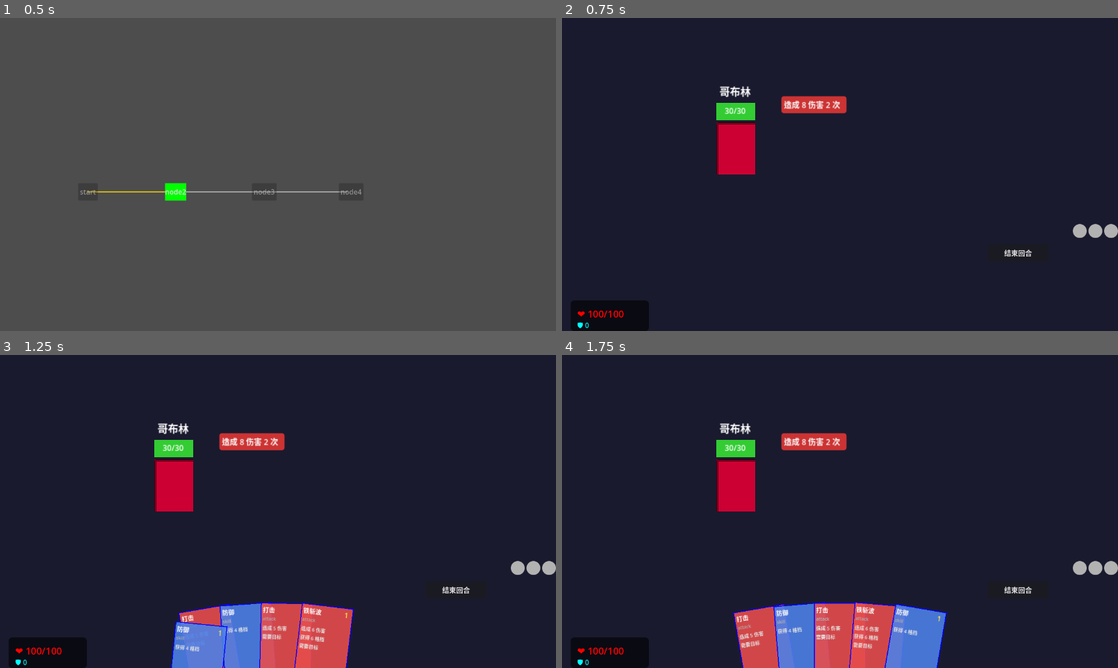
Above: before the commit, frames 1-4 (two rows, left to right).
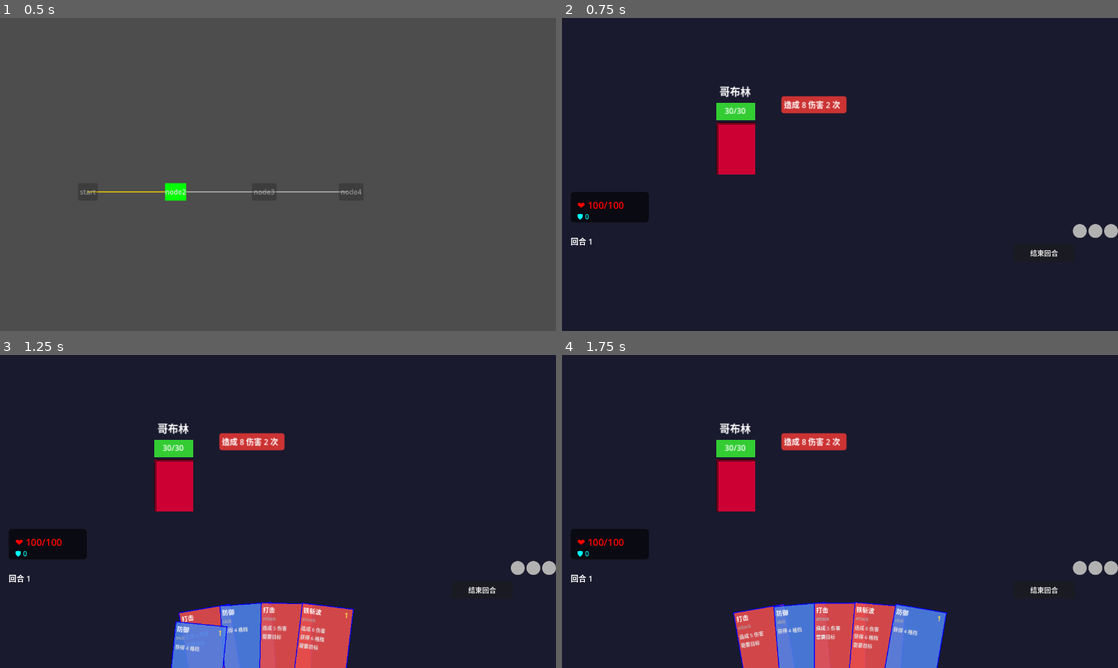
Above: after the commit, the same moments.

Repository: FiveMarksCoding/CardGame
Game: Godot game, scene res://scenes/Main.tscn
Same seed, same stepped clock (60 frames per second), same inputs: the game is played once before the commit and once after it.
Inputs:
- Up to frame 1 (0.5 s): no input
- Up to frame 2 (0.75 s): click "node2" at 0.5 s
- Up to frame 3 (1.25 s): no input
- Up to frame 4 (1.75 s): click "node3" at 1.25 s

Frame 1 is identical in both runs. In frame 2, 2.9% of the frame differs, in the area x 1-90%, y 55-100%; in frame 3, 2.9%; in frame 4, 2.9%.

Commit message:
重组battlemanger，独立BattleUI，前者逻辑处理，后者ui处理

Diff:
--- a/card-game/scenes/battle/Battle.tscn
+++ b/card-game/scenes/battle/Battle.tscn
@@ -2,6 +2,7 @@
 
 [ext_resource type="Script" uid="uid://hpew7rfpeaa2" path="res://scripts/battle/BattleManager.gd" id="1_omw3i"]
 [ext_resource type="Script" uid="uid://chhy0nr1nir2m" path="res://scripts/battle/HandContainer.gd" id="2_g84ej"]
+[ext_resource type="Script" uid="uid://cjeak3j3ji527" path="res://scripts/battle/BattleUI.gd" id="3_jnwmo"]
 
 [sub_resource type="GDScript" id="GDScript_omw3i"]
 
@@ -35,3 +36,6 @@
 grow_horizontal = 2
 grow_vertical = 0
 script = ExtResource("2_g84ej")
+
+[node name="BattleUI" type="CanvasLayer" parent="." unique_id=775530531]
+script = ExtResource("3_jnwmo")
--- a/card-game/scripts/battle/BattleManager.gd
+++ b/card-game/scripts/battle/BattleManager.gd
@@ -15,7 +15,6 @@
 
 var draw_count: int=5;
 var hand_limit: int=10;
-var _end_turn_btn:Button=null;
 
 # Energy
 var energy_q: Array = []  # 每个元素是 String，表示颜色类型
@@ -28,44 +27,22 @@
 const ENERGY_YELLOW = "yellow"
 signal energy_changed();
 
+signal player_health_changed(new_health: int,max_health: int);
+signal player_block_changed(new_block: int);
+signal turn_started(turn_count: int);
+
 func _ready ():
 	print("BattleManager 已加载");
 	hand_container=get_parent().get_node("HandContainer");
 	if !hand_container:
 		push_error("找不到 HandContainer！")
-	create_end_btn();
 	var copydeck=GameState.player_deck.duplicate();
 	draw=copydeck;
 	print("抽牌堆初始化完成，共 %d 张牌" % draw.size());
 	#print("战斗场景加载完成，等待手牌显示")
-	_create_player_ui();
-	_update_player_ui(); # 刷新显示数值
 
 	_create_test_enemies();
 	start_player_turn();
-func create_end_btn ():
-	var btn=Button.new()
-	btn.text="结束回合";
-	btn.size=Vector2(140, 40);
-	btn.pressed.connect(_on_end_btn_pressed);
-	# 找 HandContainer 作为父节点
-	@warning_ignore("shadowed_variable")
-	var hand_container=get_parent().get_node("HandContainer");
-	if hand_container:
-		# 位置相对于 HandContainer：右下角
-		btn.position=Vector2(hand_container.size.x-300,hand_container.size.y-200);
-		hand_container.add_child(btn)
-	else:
-		# 如果找不到 HandContainer，直接加到根节点下（可能位置偏移）
-		var parent=get_parent()
-		btn.position=Vector2(1100, 620);
-		parent.add_child(btn);
-		btn.z_index=100;
-	_end_turn_btn=btn;
-func _on_end_btn_pressed ():
-	if _end_turn_btn:
-		_end_turn_btn.disabled=1;
-	end_player_turn();
 func shuffle_pile(pile: Array[CardData]) -> void:
 	pile.shuffle();
 func draw_hands (n: int=draw_count):
@@ -128,13 +105,10 @@
 	print("Enemy created");
 func start_player_turn():
 	turn_counts+=1;
-	print("=== 第 %d 回合开始 ==="%turn_counts)
 	add_neutral_energy(3);
 	# 抽牌（由 HandContainer 触发）
 	await draw_hands();
-	_update_player_ui();
-	if _end_turn_btn:
-		_end_turn_btn.disabled=0;
+	turn_started.emit(turn_counts);
 	is_player_turn=1;
 func get_energy_queue() -> Array:
 	return energy_q.duplicate();
@@ -191,62 +165,20 @@
 func reduce_damage_with_block (damage: int) -> int:
 	if player_block>=damage:
 		player_block-=damage;
+		player_block_changed.emit(player_block);
 		return 0;
 	var remaining=damage-player_block;
 	player_block=0;
+	player_block_changed.emit(player_block);
 	return remaining;
 func take_player_damage (amount: int):
 	player_health-=amount;
 	if player_health<0:
 		player_health=0;
-		_update_player_ui();
-	print("玩家生命: %d/%d" % [player_health,player_max_health]);
+	player_health_changed.emit(player_health,player_max_health);
+	#print("玩家生命: %d/%d" % [player_health,player_max_health]);
 func is_player_dead () -> bool:
 	return player_health<=0;
-# BattleManager.gd - 新增函数
-
-var _player_ui_layer: CanvasLayer = null
-var _hp_label: Label = null
-var _block_label: Label = null
-
-func _create_player_ui():
-	# 1. 创建独立 UI 层
-	_player_ui_layer = CanvasLayer.new()
-	add_child(_player_ui_layer)
-
-	# 2. 背景面板（稍微半透明，看着舒服）
-	var panel = Panel.new()
-	panel.size = Vector2(180, 70)
-	panel.position = Vector2(20, 650)  # 左下角
-	var style = StyleBoxFlat.new()
-	style.bg_color = Color(0, 0, 0, 0.6)
-	style.set_corner_radius_all(8)
-	panel.add_theme_stylebox_override("panel", style)
-	_player_ui_layer.add_child(panel)
-
-	# 3. 生命值文本
-	_hp_label = Label.new()
-	_hp_label.position = Vector2(15, 15)
-	_hp_label.size = Vector2(150, 30)
-	_hp_label.add_theme_font_size_override("font_size", 22)
-	_hp_label.add_theme_color_override("font_color", Color.RED)
-	_hp_label.text = "❤ 100/100"
-	panel.add_child(_hp_label)
-
-	# 4. 格挡值文本
-	_block_label = Label.new()
-	_block_label.position = Vector2(15, 45)
-	_block_label.size = Vector2(150, 20)
-	_block_label.add_theme_font_size_override("font_size", 16)
-	_block_label.add_theme_color_override("font_color", Color.CYAN)
-	_block_label.text = "🛡 0"
-	panel.add_child(_block_label)
-
-func _update_player_ui():
-	if _hp_label:
-		_hp_label.text = "❤ %d/%d" % [player_health, player_max_health]
-	if _block_label:
-		_block_label.text = "🛡 %d" % player_block
 func consume_energy(requirements: Array) -> bool:
 	var temp_q=energy_q.duplicate();
 	var used_indexes: Array=[];
--- /dev/null
+++ b/card-game/scripts/battle/BattleUI.gd
@@ -0,0 +1,100 @@
+extends CanvasLayer;
+class_name BattleUI;
+
+var _battle_manager: BattleManager=null;
+var _hp_label: Label=null;
+var _block_label: Label=null;
+var _end_turn_btn: Button=null;
+var _turn_label: Label=null;
+
+func _ready ():
+	# 延迟一帧确保 BattleManager 已就绪
+	await get_tree().process_frame
+	_battle_manager=_get_battle_manager();
+	if _battle_manager:
+		_connect_signals();
+		_build_ui();
+		_update_ui();
+	else:
+		print("BattleUI: 找不到 BattleManager");
+func _get_battle_manager () -> BattleManager:
+	var p=get_parent();
+	while p:
+		if p.has_node("BattleManager"):
+			return p.get_node("BattleManager") as BattleManager;
+		p=p.get_parent();
+	return null;
+func _connect_signals ():
+	if !_battle_manager:
+		return ;
+	_battle_manager.player_health_changed.connect(_on_health_changed)
+	_battle_manager.player_block_changed.connect(_on_block_changed)
+	_battle_manager.turn_started.connect(_on_turn_started)
+func _build_ui():
+	# 1. 背景面板（左下角玩家信息）
+	var panel = Panel.new()
+	panel.size = Vector2(180, 70)
+	panel.position = Vector2(20, 400)
+	var style = StyleBoxFlat.new()
+	style.bg_color = Color(0, 0, 0, 0.6)
+	style.set_corner_radius_all(8)
+	panel.add_theme_stylebox_override("panel", style)
+	add_child(panel)
+	# 2. 生命值文本
+	_hp_label = Label.new()
+	_hp_label.position = Vector2(15, 15)
+	_hp_label.size = Vector2(150, 30)
+	_hp_label.add_theme_font_size_override("font_size", 22)
+	_hp_label.add_theme_color_override("font_color", Color.RED)
+	_hp_label.text = "100/100"
+	panel.add_child(_hp_label)
+	# 3. 格挡值文本
+	_block_label = Label.new()
+	_block_label.position = Vector2(15, 45)
+	_block_label.size = Vector2(150, 20)
+	_block_label.add_theme_font_size_override("font_size", 16)
+	_block_label.add_theme_color_override("font_color", Color.CYAN)
+	_block_label.text = "🛡 0"
+	panel.add_child(_block_label)
+	# 4. 回合计数器
+	_turn_label = Label.new()
+	_turn_label.position = Vector2(20, 500)
+	_turn_label.size = Vector2(200, 30)
+	_turn_label.add_theme_font_size_override("font_size", 18)
+	_turn_label.add_theme_color_override("font_color", Color.WHITE)
+	_turn_label.text = "回合 0"
+	add_child(_turn_label)
+	# 5. 结束回合按钮
+	_end_turn_btn = Button.new()
+	_end_turn_btn.text = "结束回合"
+	_end_turn_btn.size = Vector2(140, 40)
+	_end_turn_btn.pressed.connect(_on_end_turn_pressed);
+	# 放在右下角（相对于场景大小，这里硬编码 1200,650）
+	_end_turn_btn.position=Vector2(1200-160,600-80);
+	add_child(_end_turn_btn);
+func _update_ui():
+	if not _battle_manager:
+		return
+	_on_health_changed(_battle_manager.player_health, _battle_manager.player_max_health)
+	_on_block_changed(_battle_manager.player_block)
+	_on_turn_started(_battle_manager.turn_counts)
+
+func _on_health_changed(new_health: int, max_health: int):
+	if _hp_label:
+		_hp_label.text = "❤ %d/%d" % [new_health, max_health]
+
+func _on_block_changed(new_block: int):
+	if _block_label:
+		_block_label.text = "🛡 %d" % new_block
+
+func _on_turn_started(turn_count: int):
+	if _end_turn_btn:
+		_end_turn_btn.disabled=0;
+	if _turn_label:
+		_turn_label.text="回合 %d" % turn_count
+
+func _on_end_turn_pressed():
+	if _end_turn_btn:
+		_end_turn_btn.disabled=1;
+	if _battle_manager:
+		_battle_manager.end_player_turn()
--- a/card-game/scripts/battle/HandContainer.gd
+++ b/card-game/scripts/battle/HandContainer.gd
@@ -213,7 +213,7 @@
 	# 格挡
 	if card_data.block > 0:
 		bm.player_block += card_data.block
-		bm._update_player_ui()
+		bm.player_block_changed.emit(bm.player_block);
 		print("获得 %d 点格挡" % card_data.block)
 # 打出后悬停，之后接别的
 func _card_hold_awit (card: BattleCardUI):
@@ -356,7 +356,7 @@
 @warning_ignore("unused_parameter")
 func _update_drag_float (pos: Vector2):
 	if drag_active && drag_card && drag_card.card_data.needs_target:
-		return ;5
+		return ;
 	var local_mouse=get_local_mouse_position();
 	var hand_area=_get_hand_area();
 	if hand_area.has_point(local_mouse):
@@ -366,7 +366,7 @@
 		if current_y_offset!=0.0:
 			_move_cards(0.0);
 # 获取鼠标下的敌人目标
-func _get_target_at_mouse(mouse_pos: Vector2) -> Enemy:
+func _get_target_at_mouse(_mouse_pos: Vector2) -> Enemy:
 	var bm=_get_battle_manager();
 	if !bm:
 		return null;
Not shown, added: card-game/scripts/battle/BattleUI.gd.uid
